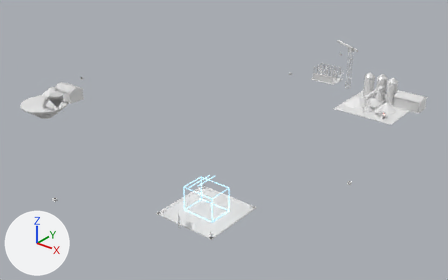
What one commit did to the FBX model Assets/Art/KayseriIsland/Models/Emerald/Phase2/Sites_P2.fbx.
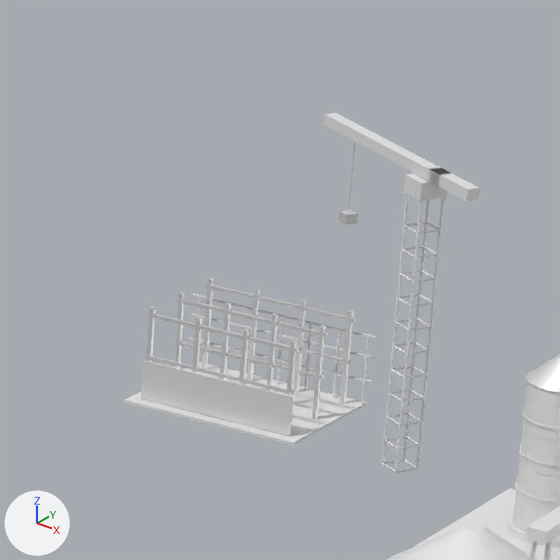
The first picture shows the older version from a 50 mm lens placed at (313.0, -348.0, 213.0), pointed at (40.0, -7.0, 2.0). The close-ups show the older and then the newer version on the part from 66% to 82% of the width and 9% to 36% of the height of that picture. Only the edits that show in the close-ups are written down. Every picture has the same lights, and +X, +Y and +Z are marked at lower left. Where no turn or scale is listed for an object, it has been applied to the vertices.

Before the edit, the objects in view are built like this:
```python
ob_site_construction = bpy.data.objects.new('Site.Construction', me_site_construction_001)
ob_site_construction.location = (0.4, -0.1, 12.7)
ob_site_crane = bpy.data.objects.new('Site.Crane', me_site_crane_001)
ob_site_crane.location = (73.0, 128.6, 12.2)
ob_site_store_gantry = bpy.data.objects.new('Site.Store.Gantry', me_site_store_gantry_001)
ob_site_store_gantry.location = (108.0, 108.0, 9.7)
ob_site_store_silo0 = bpy.data.objects.new('Site.Store.Silo0', me_site_store_silo0_001)
ob_site_store_silo0.location = (94.2, 126.0, 9.7)
# also in view: 'Site.Store.Pile0' at (94.0, 106.0, 13.0); 'Site.Store.Yard' at (110.0, 110.0, 10.0)
```
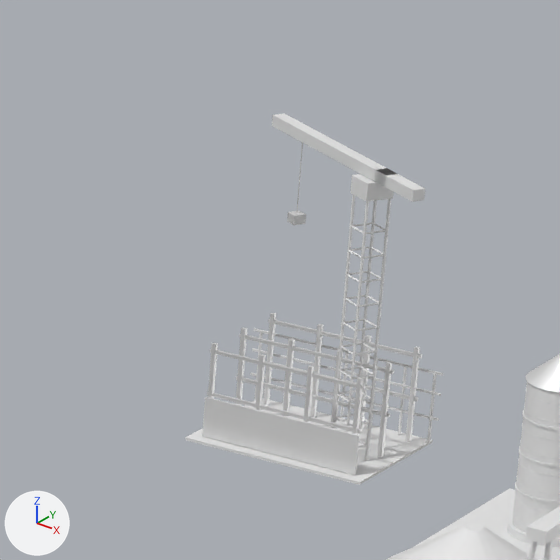
Where the change shows, as pixel boxes [x1, y1, x2, y2] in the close-ups (560 x 560 px):
'Site.Construction', moved: before [124, 278, 376, 445]; after [185, 313, 443, 485]
'Site.Crane', moved: before [324, 113, 480, 473]; after [272, 113, 425, 461]
'Site.Store.Silo0', moved: before [508, 354, 560, 547]; after [507, 354, 560, 547]

Edits to the bpy script that builds the scene:
```text
Change ob_site_construction:
    ob_site_construction.location: (0.4, -0.1, 12.7) -> (13.1, -6.8, 12.7)
Change ob_site_store_silo0:
    ob_site_store_silo0.location: (94.2, 126.0, 9.7) -> (94.1, 125.9, 9.7)
Change ob_site_crane:
    ob_site_crane.location: (73.0, 128.6, 12.2) -> (68.2, 124.4, 12.2)
```
